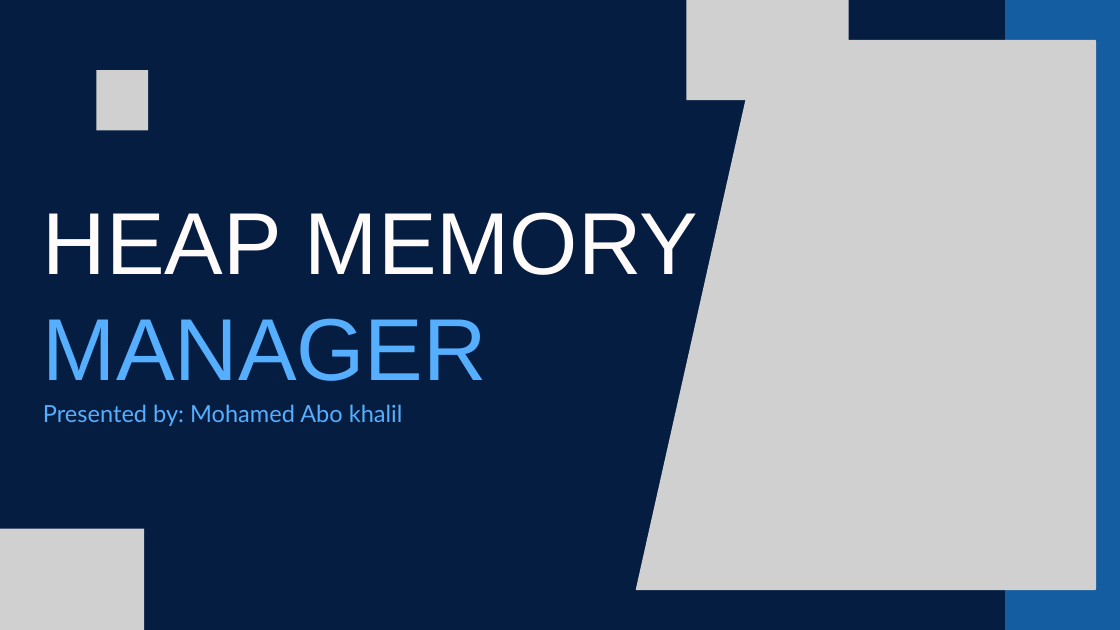
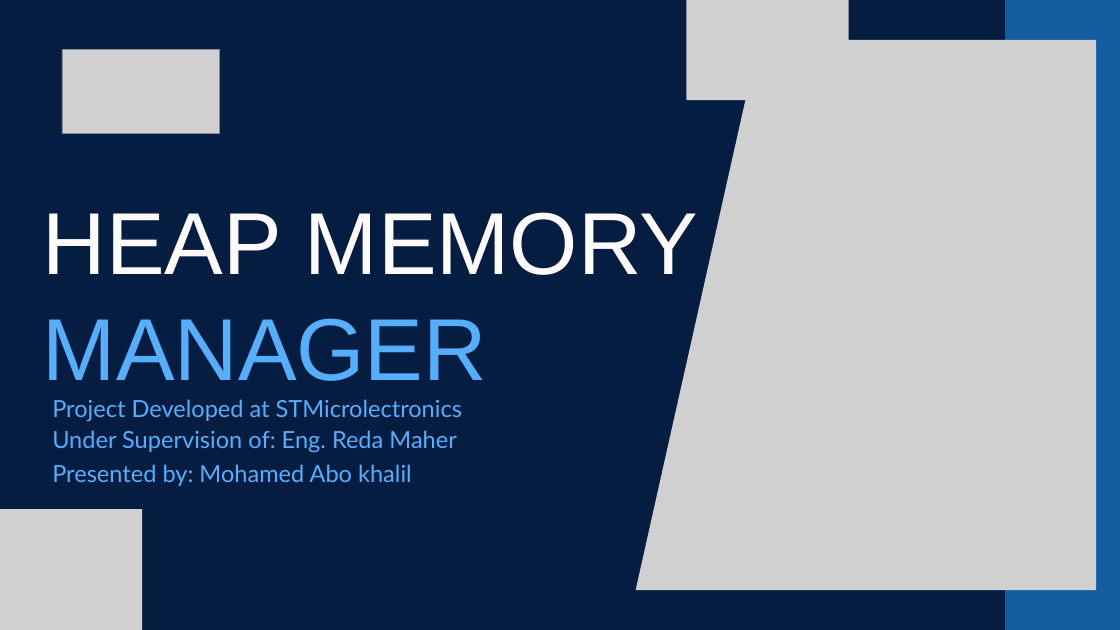
Before and after one commit to m7meda7medd/STM_SystemProgramming_Linux_Tasks, a slide deck: slide 1 of HeapMemoryManager/Presentation/HMM_Presentation.pptx. Drawn at 1120x630 pixels with LibreOffice and Linux fonts; fonts in the diff are those of the drawing; grey boxes stand for pictures. Boxes give left, top, right and bottom in pixels: in the first picture for what was removed or moved away, otherwise in the second. Text is boxed around its words. In the diff, an @@ line names an element or a change of style, - is before the commit and + after.

Commit message:
HMM presentation Edited

```diff
--- a/HeapMemoryManager/Presentation/HMM_Presentation.pptx
+++ b/HeapMemoryManager/Presentation/HMM_Presentation.pptx
@@ picture added at (62, 50, 219, 134) @@
@@ picture removed at (96, 70, 148, 130) @@
@@ text added at (52, 399, 462, 422), 30.3 pt, text #56AEFF @@
+Project Developed at STMicrolectronics
@@ text added at (52, 430, 456, 453), 30.3 pt, text #56AEFF @@
+Under Supervision of: Eng. Reda Maher
@@ text "Presented by: Mohamed Abo khalil": place and size @@
-text "Presented by: Mohamed Abo khalil" at (43, 404, 403, 426)
+text "Presented by: Mohamed Abo khalil" at (52, 464, 412, 486)
@@ picture: place and size @@
-picture at (0, 529, 144, 630)
+picture at (0, 509, 142, 630)
```
Also in this commit, not shown: 23 other slides changed, 14 slides added, 14 slides removed.
